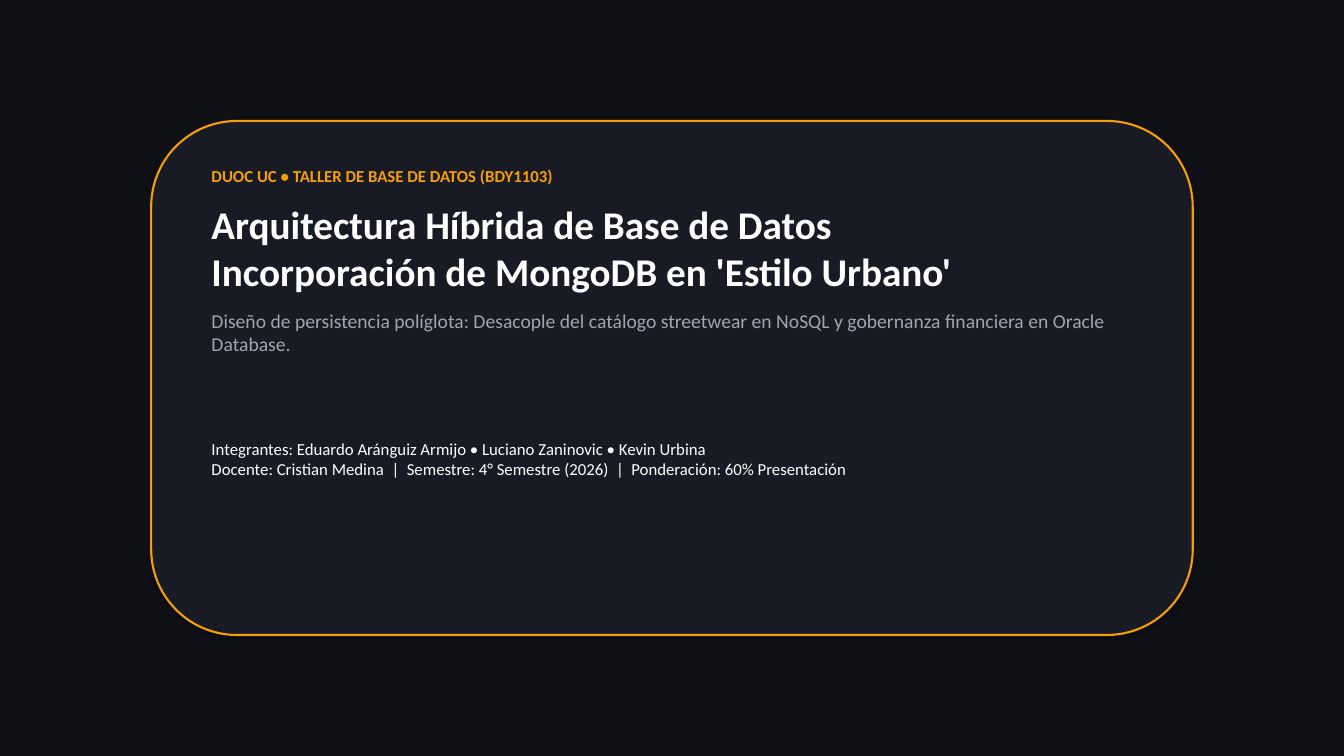
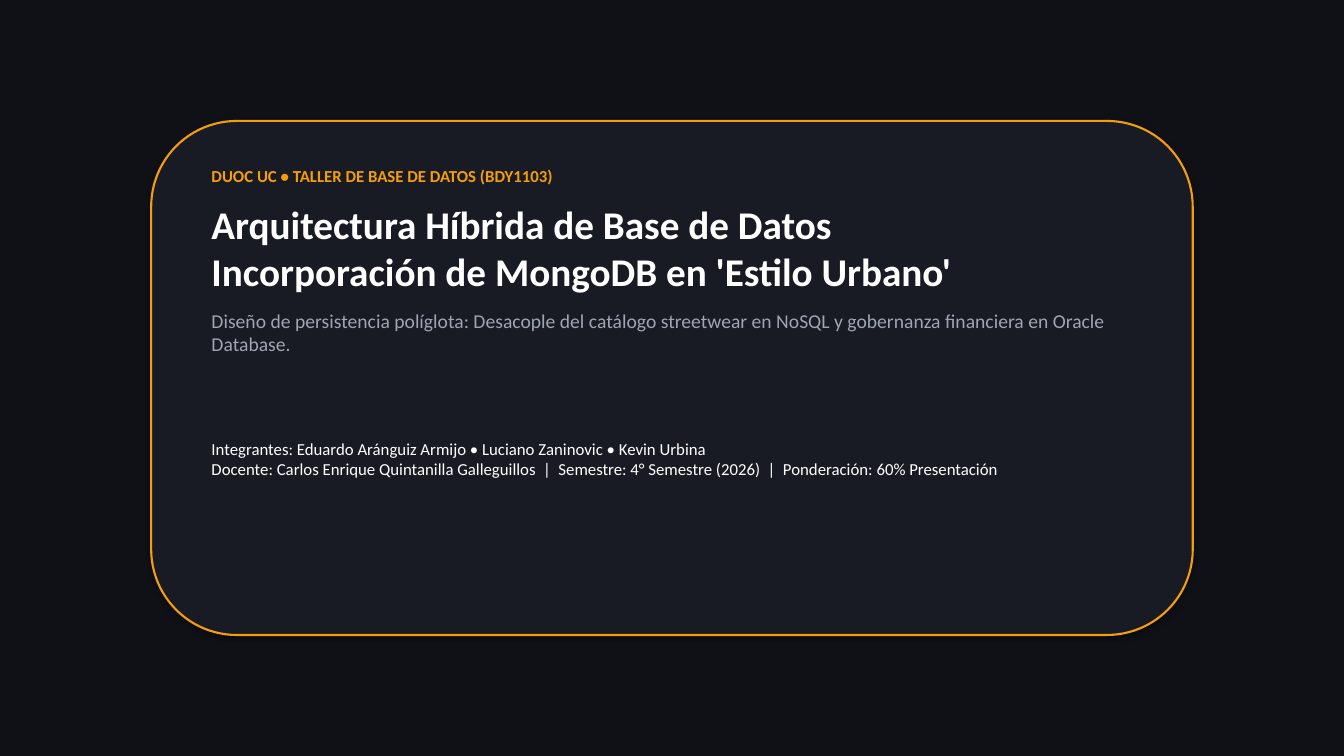
Before and after one commit to Eduardo-Aranguiz-Armijo/EstiloUrbano, a slide deck: slide 1 of PRESENTACION_EP3_ESTILO_URBANO.pptx. Drawn at 1344x756 pixels with LibreOffice and Linux fonts; fonts in the diff are those of the drawing. Boxes give left, top, right and bottom in pixels: in the first picture for what was removed or moved away, otherwise in the second. Text is boxed around its words. In the diff, an @@ line names an element or a change of style, - is before the commit and + after.

Commit message:
docs: actualizar docente evaluador a Carlos Enrique Quintanilla Galleguillos

```diff
--- a/PRESENTACION_EP3_ESTILO_URBANO.pptx
+++ b/PRESENTACION_EP3_ESTILO_URBANO.pptx
@@ text at box(211, 443, 997, 478): text changed @@
-Integrantes: Eduardo Aránguiz Armijo • Luciano Zaninovic • Kevin Urbina
-Docente: Cristian Medina | Semestre: 4° Semestre (2026) | Ponderación: 60% Presentación
+Integrantes: Eduardo Aránguiz Armijo • Luciano Zaninovic • Kevin Urbina
+Docente: Carlos Enrique Quintanilla Galleguillos | Semestre: 4° Semestre (2026) | Ponderación: 60% Presentación
```
Also in this commit, not shown: 5 other files.
